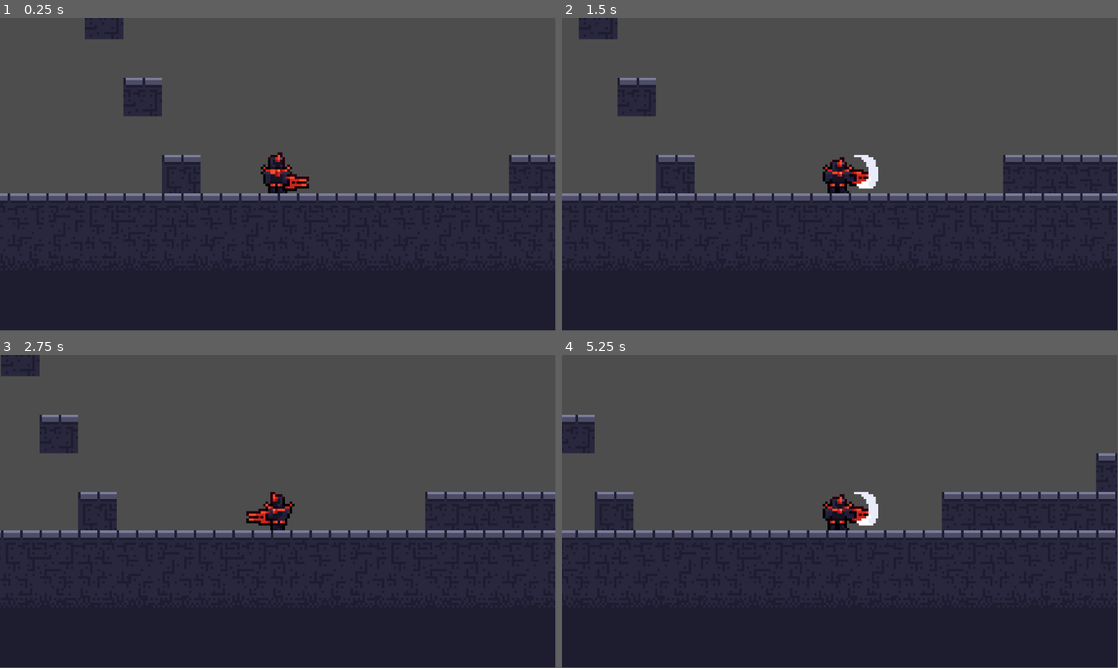
Above: before the commit, frames 1-4 (two rows, left to right).
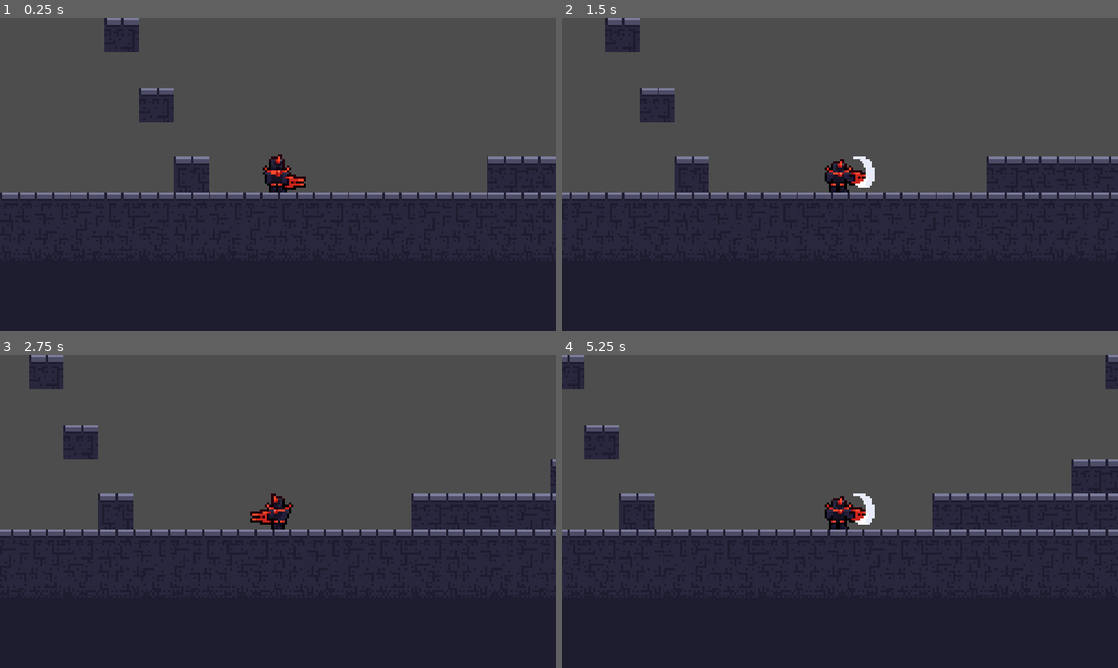
Above: after the commit, the same moments.

Repository: HouseMouse2610/delta-tower-repository
Game: Godot game, scene res://Scenes/node_2d.tscn
Same seed, same stepped clock (60 frames per second), same inputs: the game is played once before the commit and once after it.
Inputs (mouse positions are in pixels of both pictures, inside the frame that each line leads up to):
- Up to frame 1 (0.25 s): no input
- Up to frame 2 (1.5 s): move the mouse to (962, 158) at 0.52 s; hold D (Right) from 0.53 s (still down); click (962, 158) at 0.6 s; tap Space (Jump) at 0.77 s; move the mouse to (728, 190) at 1.27 s; click (728, 190) at 1.35 s
- Up to frame 3 (2.75 s): tap Space (Jump) at 1.52 s; move the mouse to (333, 442) at 2.02 s; release D (Right) at 2.03 s; hold A (Left) from 2.03 s (still down); click (333, 442) at 2.1 s
- Up to frame 4 (5.25 s): move the mouse to (812, 574) at 2.77 s; release A (Left) at 2.78 s; hold D (Right) 2.78-4.28 s; click (812, 574) at 2.85 s; tap Space (Jump) at 3.02, 3.77, 4.52 s; move the mouse to (1006, 558) at 3.52 s; click (1006, 558) at 3.6 s; move the mouse to (673, 464) at 4.27 s; hold A (Left) 4.28-5.03 s; click (673, 464) at 4.35 s; move the mouse to (867, 511) at 5.02 s; hold D (Right) from 5.03 s (still down); click (867, 511) at 5.1 s
In our replay, the window is 799x449 before the commit and 800x450 after it. These sizes can differ from the game's own. Grey fills any space a smaller window leaves; there, only what the larger window draws over its background counts as a difference.

The runs differ from the first frame. In frame 1, 4.5% of the frame differs, in the area x 0-100%, y 0-59%; in frame 2, 5.3%; in frame 3, 5.4%; in frame 4, 6.0%.

Commit message:
Adicionei o Som de Ataque

Diff:
--- a/Scenes/character_body_2d.tscn
+++ b/Scenes/character_body_2d.tscn
@@ -1,8 +1,9 @@
-[gd_scene load_steps=79 format=3 uid="uid://cj2yykbfe8uc7"]
+[gd_scene load_steps=80 format=3 uid="uid://cj2yykbfe8uc7"]
 
 [ext_resource type="Script" uid="uid://tc16l3ja280u" path="res://Scripts/character_body_2d.gd" id="1_88kja"]
 [ext_resource type="Texture2D" uid="uid://d0mg1wx4uwoat" path="res://Sprites/Sprite Knight Character Godot 2.png" id="2_gbyq6"]
 [ext_resource type="Texture2D" uid="uid://bt01tk0k2lef7" path="res://Sprites/Sprite Knight Character Godot.png" id="2_it8n0"]
+[ext_resource type="AudioStream" uid="uid://pkaisjrxpftf" path="res://Sound Assets/Sound Effect Assets/Slash Sound Effect3.wav" id="4_gbyq6"]
 
 [sub_resource type="AtlasTexture" id="AtlasTexture_pbq55"]
 atlas = ExtResource("2_gbyq6")
@@ -643,4 +644,7 @@
 shape = SubResource("RectangleShape2D_it8n0")
 disabled = true
 
+[node name="AttackSound" type="AudioStreamPlayer2D" parent="."]
+stream = ExtResource("4_gbyq6")
+
 [connection signal="animation_finished" from="AnimatedSprite2D" to="." method="_on_animated_sprite_2d_animation_finished"]
--- a/Scripts/character_body_2d.gd
+++ b/Scripts/character_body_2d.gd
@@ -5,6 +5,8 @@
 @onready var ray_left = $RayLeft
 @onready var ray_right = $RayRight
 @onready var attack_hitbox = $AttackArea/CollisionAttack
+@onready var attack_sound = $AttackSound
+
 
 
 @export var SPEED : float = 80.0
@@ -116,6 +118,9 @@
 		velocity.x = 0
 		is_attack = true
 		toggle_hitbox(false)
+		attack_sound.pitch_scale = randf_range(0.85, 1.15)
+		attack_sound.play()
+
 		$AnimatedSprite2D.play("Attack")
 		if not is_on_floor():
 			if air_attack_count < 1:
--- a/project.godot
+++ b/project.godot
@@ -14,6 +14,13 @@
 run/main_scene="uid://dxx5x501fwk2b"
 config/features=PackedStringArray("4.5", "Forward Plus")
 config/icon="res://icon.svg"
+
+[display]
+
+window/size/viewport_width=1280
+window/size/viewport_height=720
+window/size/mode=4
+window/stretch/mode="canvas_items"
 
 [input]
 
Not shown, removed: Sound Assets/Delta Tower Arena Theme Godot.wav.import
Not shown, removed: Sound Assets/Delta Tower Inside Tower Theme Godot.wav.import
Not shown, removed: Sound Assets/Delta Tower Title Screen Theme Godot.wav.import
Not shown, added: Sound Assets/Music Assets/Delta Tower Arena Theme Godot.wav.import
Not shown, added: Sound Assets/Music Assets/Delta Tower Inside Tower Theme Godot.wav.import
Not shown, added: Sound Assets/Music Assets/Delta Tower Title Screen Theme Godot.wav.import
Not shown, added: Sound Assets/Sound Effect Assets/Slash Sound Effect3.wav.import
Not shown, added: Sound Assets/Music Assets/Delta Tower Arena Theme Godot.wav
Not shown, added: Sound Assets/Music Assets/Delta Tower Inside Tower Theme Godot.wav
Not shown, added: Sound Assets/Music Assets/Delta Tower Title Screen Theme Godot.wav
Not shown, added: Sound Assets/Sound Effect Assets/Slash Sound Effect3.wav
